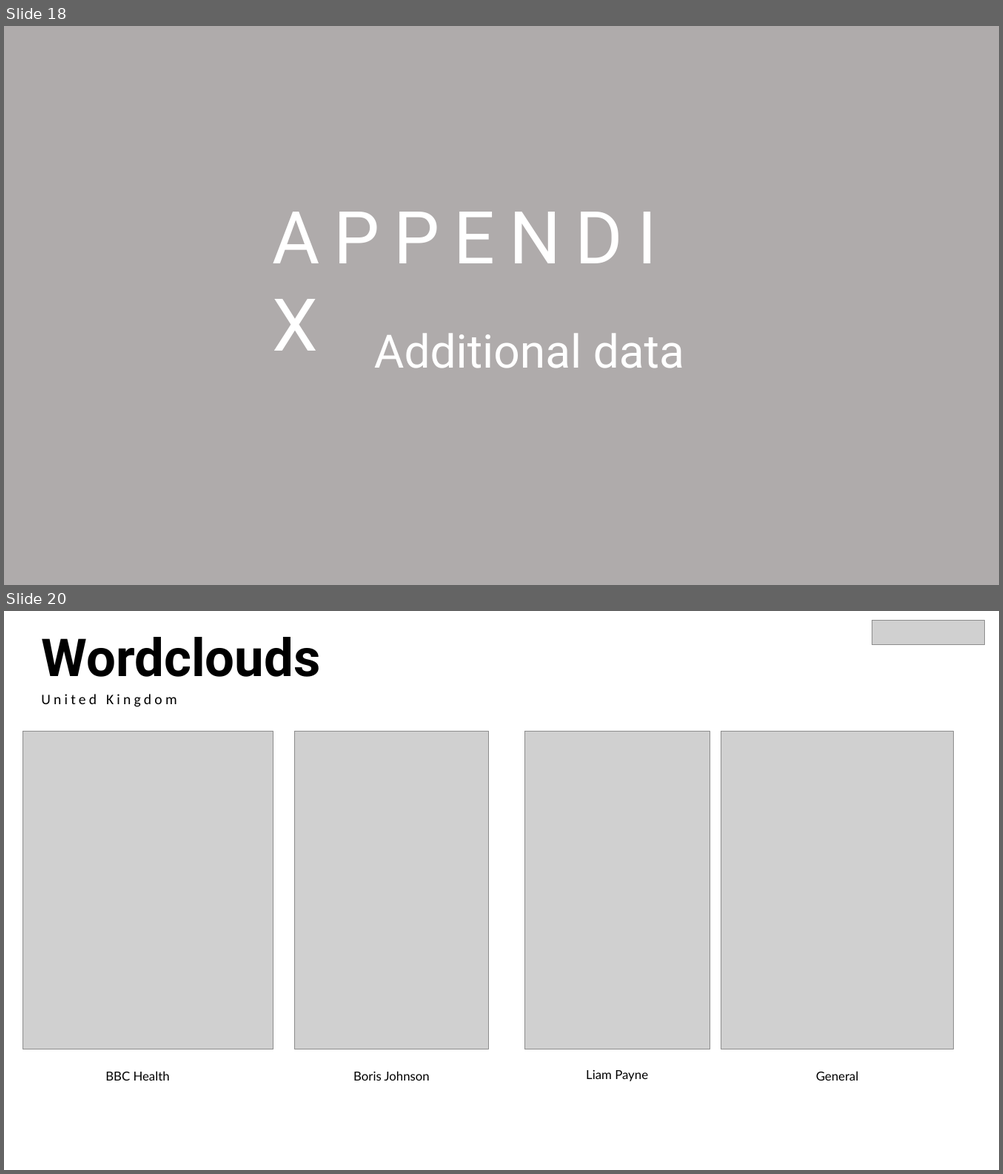
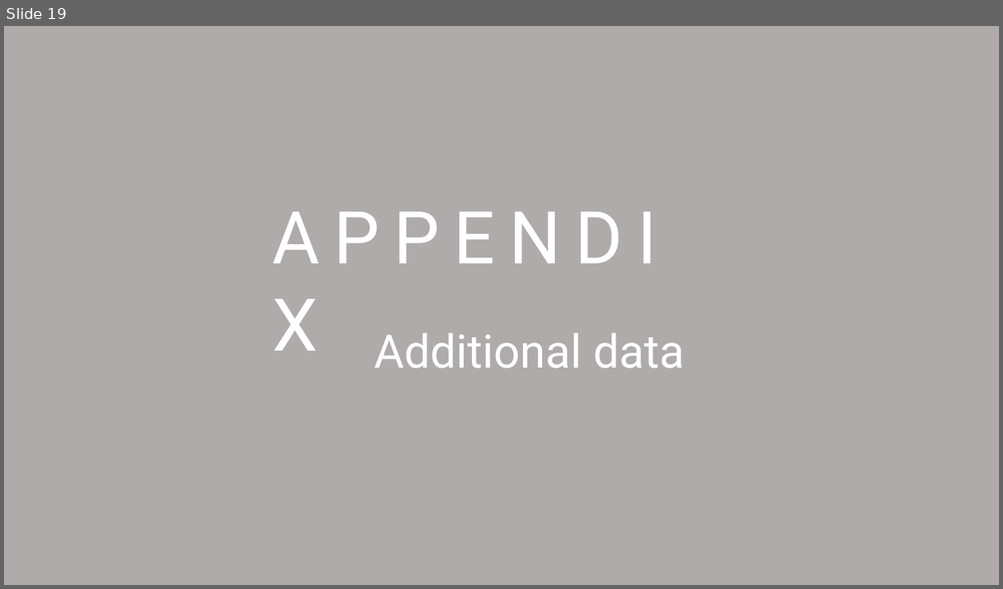
Before and after one commit to Franca97/Web_Data_and-_Digital_Analytics, a slide deck: Presentation.pptx. Shown one above the other, each under a label of ours: slides 18 and 20 before the commit, slide 19 after it; the slides between them are not shown. The pictures are 1003x1174 and 1003x589 pixels, drawn with LibreOffice and Linux fonts; fonts in the diff are those of the drawing; grey boxes stand for pictures. Boxes give left, top, right and bottom in pixels: in the first picture for what was removed or moved away, otherwise in the second. Text is boxed around its words. In the diff, an @@ line names an element or a change of style, - is before the commit and + after.

```diff
--- a/Presentation.pptx
+++ b/Presentation.pptx
@@ slide 20 removed at bbox=[4, 611, 999, 1170], background #FFFFFF @@
@@ picture removed at bbox=[872, 621, 984, 645] @@
@@ text removed at bbox=[41, 637, 320, 677] @@
-Wordclouds
@@ text removed at bbox=[41, 694, 177, 707] @@
-United Kingdom
@@ picture removed at bbox=[23, 732, 273, 1051] @@
@@ picture removed at bbox=[295, 732, 488, 1051] @@
@@ picture removed at bbox=[525, 732, 710, 1051] @@
@@ picture removed at bbox=[721, 732, 953, 1051] @@
@@ text removed at bbox=[105, 1071, 170, 1081] @@
-BBC Health
@@ text removed at bbox=[353, 1071, 430, 1081] @@
-Boris Johnson
@@ text removed at bbox=[586, 1071, 648, 1082] @@
-Liam Payne
@@ text removed at bbox=[816, 1071, 858, 1081] @@
-General
@@ what was slide 18 is now slide 19 @@
```
Also in this commit, not shown: 9 slides changed, 6 slides added, 1 other slide removed.
